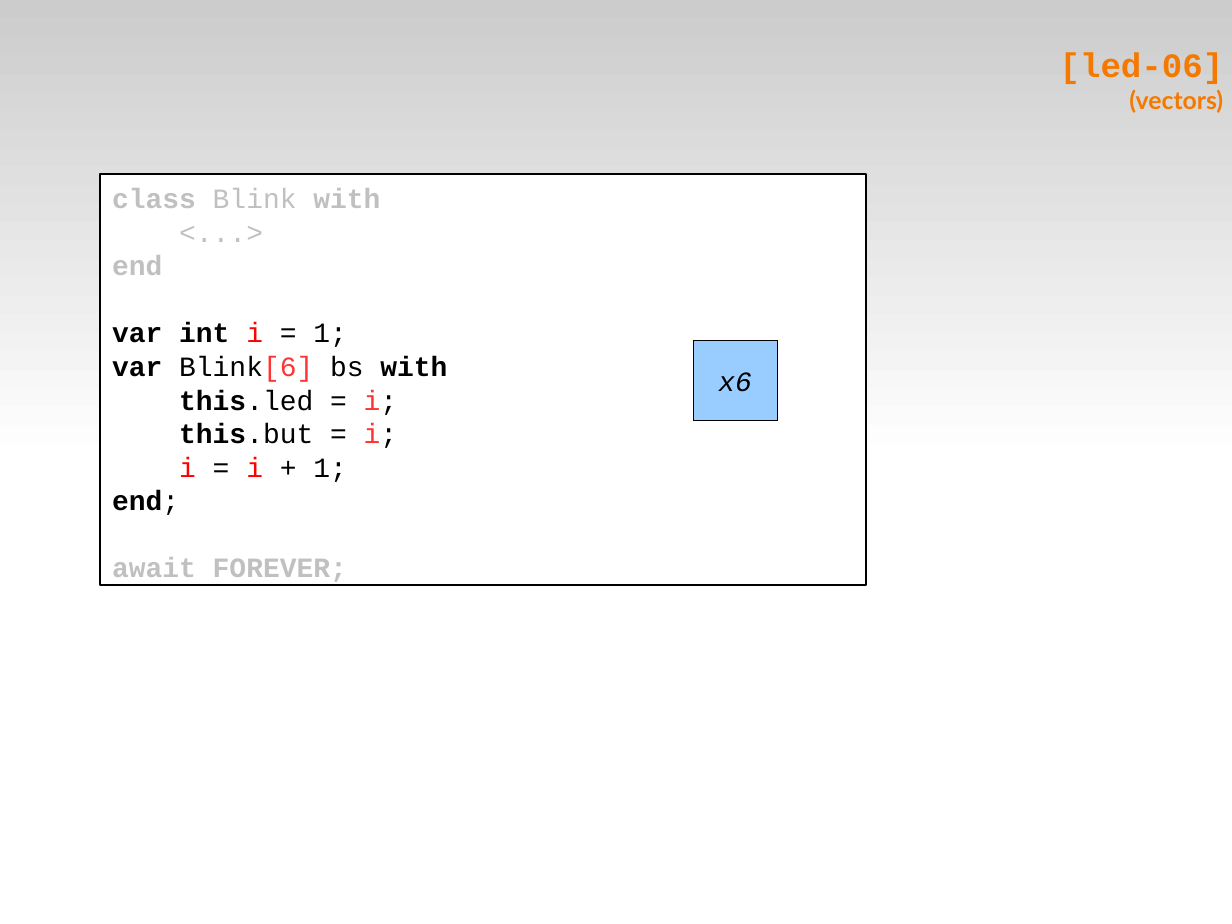
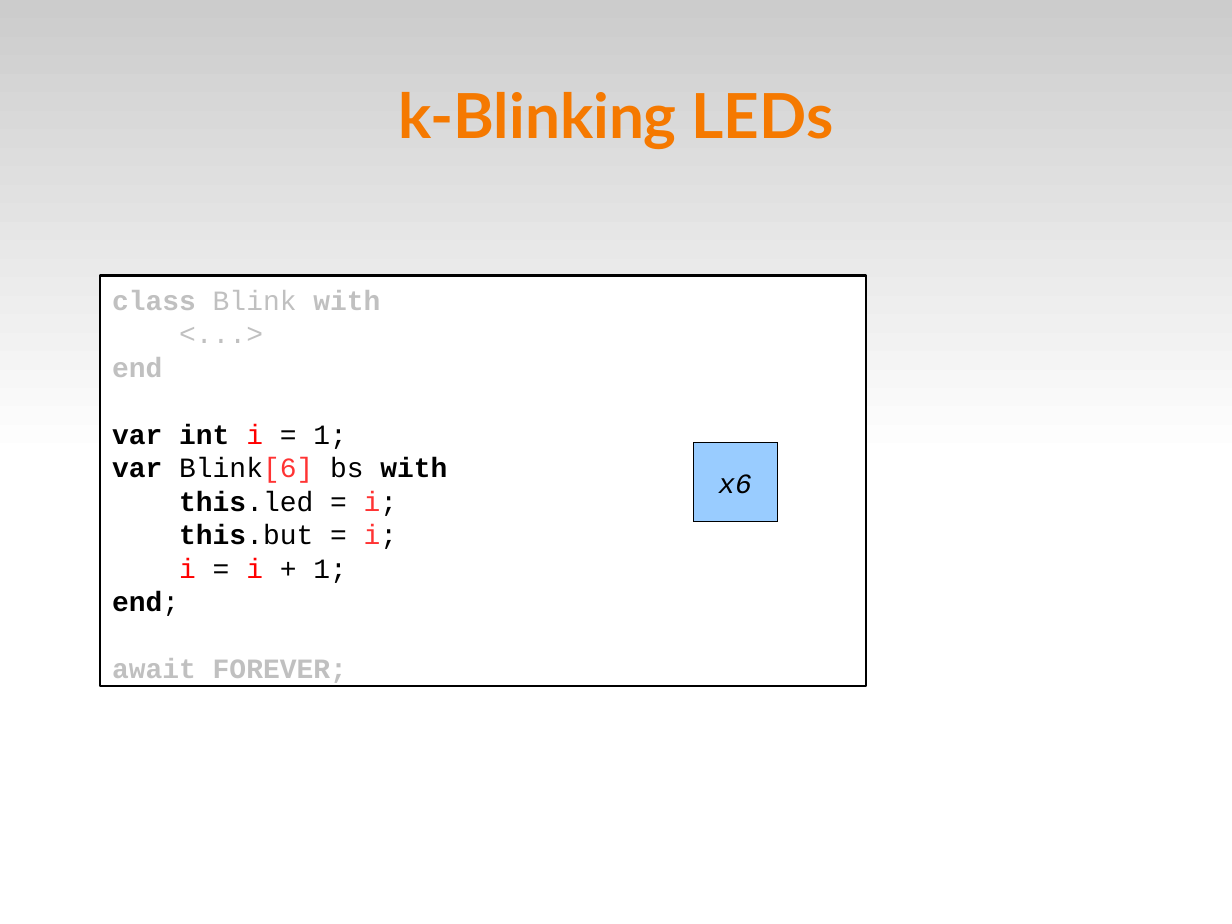
Before and after one commit to fsantanna-no/ceu-docs, a slide deck: slide 8 of ceu_mod.odp (slide 9 before the commit). Drawn at 1232x924 pixels with LibreOffice and Linux fonts; fonts in the diff are those of the drawing. Boxes give left, top, right and bottom in pixels: in the first picture for what was removed or moved away, otherwise in the second. Text is boxed around its words. In the diff, an @@ line names an element or a change of style, - is before the commit and + after.

```diff
--- a/ceu_mod.odp
+++ b/ceu_mod.odp
@@ title removed at <box>1060,52,1224,113</box> @@
-[led-06]
-(vectors)
@@ title added at <box>399,92,834,149</box>, 40 pt, text #F57900, bold @@
+k-Blinking LEDs
@@ rectangle "class Blink with": place and size @@
-rectangle "class Blink with" at <box>101,174,866,585</box>
+rectangle "class Blink with" at <box>101,276,866,686</box>
@@ rectangle "x6": place and size @@
-rectangle "x6" at <box>693,341,777,420</box>
+rectangle "x6" at <box>693,443,777,522</box>
```
Also in this commit, not shown: 12 other slides changed, 4 slides added, 15 slides removed.
